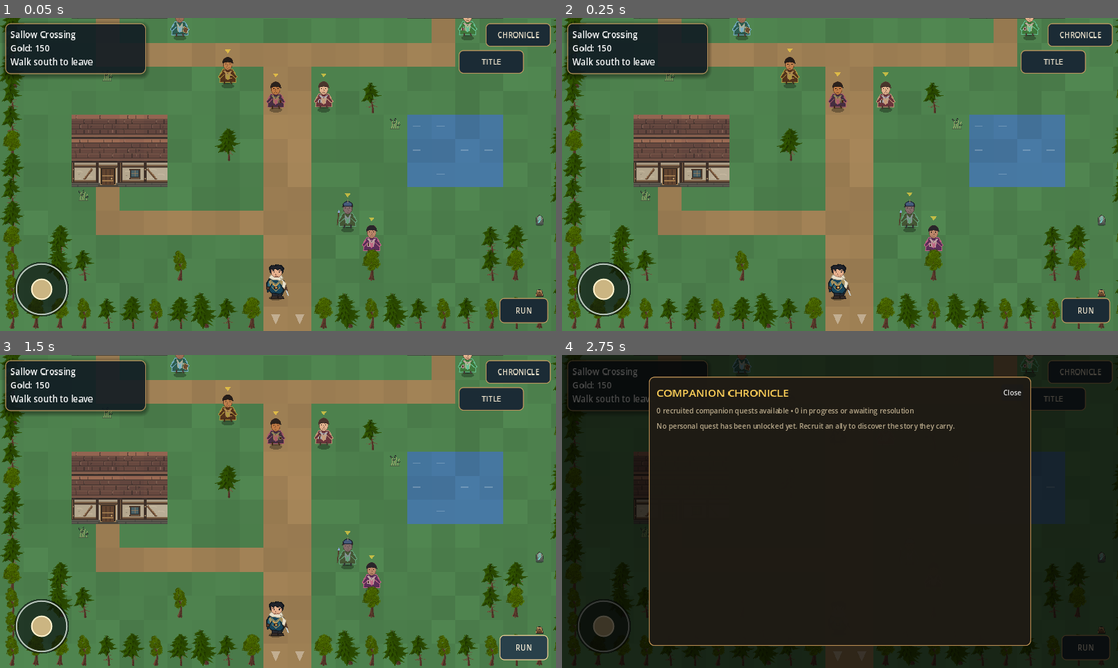
Above: before the commit, frames 1-4 (two rows, left to right).
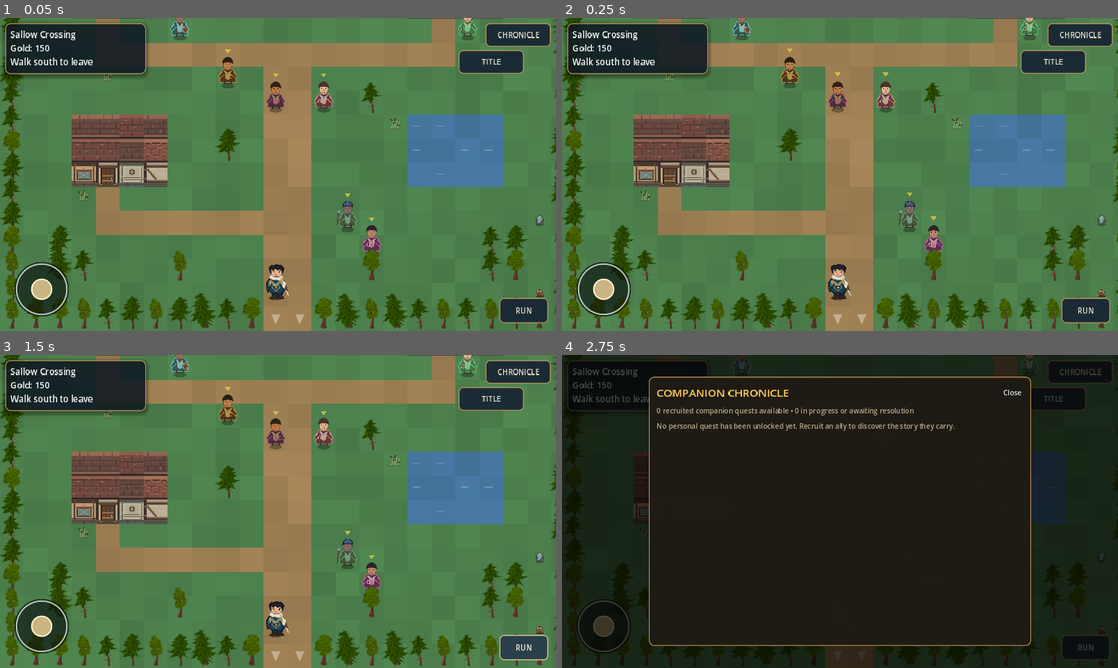
Above: after the commit, the same moments.

Repository: ninjun42215-gif/KindleWake
Game: Godot game, scene res://Location.tscn
Two runs of this game, one before a commit and one after it. Both use one fixed random seed, a clock stepped at 60 frames per second and the inputs below. This scene is started directly instead of the project's main scene.
Inputs:
- Up to frame 1 (0.05 s): no input
- Up to frame 2 (0.25 s): no input
- Up to frame 3 (1.5 s): click "RUN" at 0.5 s; click "RUN: ON" at 1.25 s
- Up to frame 4 (2.75 s): click "CHRONICLE" at 2 s

The runs differ from the first frame. In frame 1, 0.9% of the frame differs, in the area x 12-31%, y 0-54%; in frame 2, 0.9%; in frame 3, 0.9%; in frame 4, less than 0.1%.

Commit message:
Integrate additional deterministic town roof and facade variants

Diff:
--- a/Kindlewake/scripts/ui/location_scene.gd
+++ b/Kindlewake/scripts/ui/location_scene.gd
@@ -1,7 +1,8 @@
 extends Node2D
 
-# Original 11-cell, 48px atlas for local roofs, timber facades, doors and masonry.
+# Original base and detail atlases for 48px local roofs, facades, doors and masonry.
 const LOCAL_ARCHITECTURE_ATLAS: Texture2D = preload("res://assets/art/tiles/local_architecture.svg")
+const LOCAL_ARCHITECTURE_DETAIL_ATLAS: Texture2D = preload("res://assets/art/tiles/local_architecture_detail.svg")
 
 const CharacterSheetScript = preload("res://scripts/core/character_sheet.gd")
 
@@ -1062,16 +1063,23 @@
             var stone_variant: int = 9 if h <= 0.5 else 10
             draw_texture_rect_region(LOCAL_ARCHITECTURE_ATLAS, full, Rect2(float(stone_variant) * TILE, 0.0, TILE, TILE))
         "r":
-            var clay_variant: int = 0 if h <= 0.5 else 1
-            draw_texture_rect_region(LOCAL_ARCHITECTURE_ATLAS, full, Rect2(float(clay_variant) * TILE, 0.0, TILE, TILE))
+            var clay_variant: int = mini(3, int(h * 4.0))
+            if clay_variant < 2:
+                draw_texture_rect_region(LOCAL_ARCHITECTURE_ATLAS, full, Rect2(float(clay_variant) * TILE, 0.0, TILE, TILE))
+            else:
+                draw_texture_rect_region(LOCAL_ARCHITECTURE_DETAIL_ATLAS, full, Rect2(float(clay_variant - 2) * TILE, 0.0, TILE, TILE))
         "b":
-            var slate_variant: int = 2 if h <= 0.5 else 3
-            draw_texture_rect_region(LOCAL_ARCHITECTURE_ATLAS, full, Rect2(float(slate_variant) * TILE, 0.0, TILE, TILE))
+            var slate_variant: int = mini(3, int(h * 4.0))
+            if slate_variant < 2:
+                draw_texture_rect_region(LOCAL_ARCHITECTURE_ATLAS, full, Rect2(float(slate_variant + 2) * TILE, 0.0, TILE, TILE))
+            else:
+                draw_texture_rect_region(LOCAL_ARCHITECTURE_DETAIL_ATLAS, full, Rect2(float(slate_variant) * TILE, 0.0, TILE, TILE))
         "w":
-            var facade_variant: int = 4 if h <= 0.5 else 5
-            if h > 0.82:
-                facade_variant = 6 if h <= 0.91 else 7
-            draw_texture_rect_region(LOCAL_ARCHITECTURE_ATLAS, full, Rect2(float(facade_variant) * TILE, 0.0, TILE, TILE))
+            var facade_variant: int = mini(7, int(h * 8.0))
+            if facade_variant < 4:
+                draw_texture_rect_region(LOCAL_ARCHITECTURE_ATLAS, full, Rect2(float(facade_variant + 4) * TILE, 0.0, TILE, TILE))
+            else:
+                draw_texture_rect_region(LOCAL_ARCHITECTURE_DETAIL_ATLAS, full, Rect2(float(facade_variant) * TILE, 0.0, TILE, TILE))
         "1", "2", "3", "4":
             draw_texture_rect_region(LOCAL_ARCHITECTURE_ATLAS, full, Rect2(8.0 * TILE, 0.0, TILE, TILE))
         "E":
